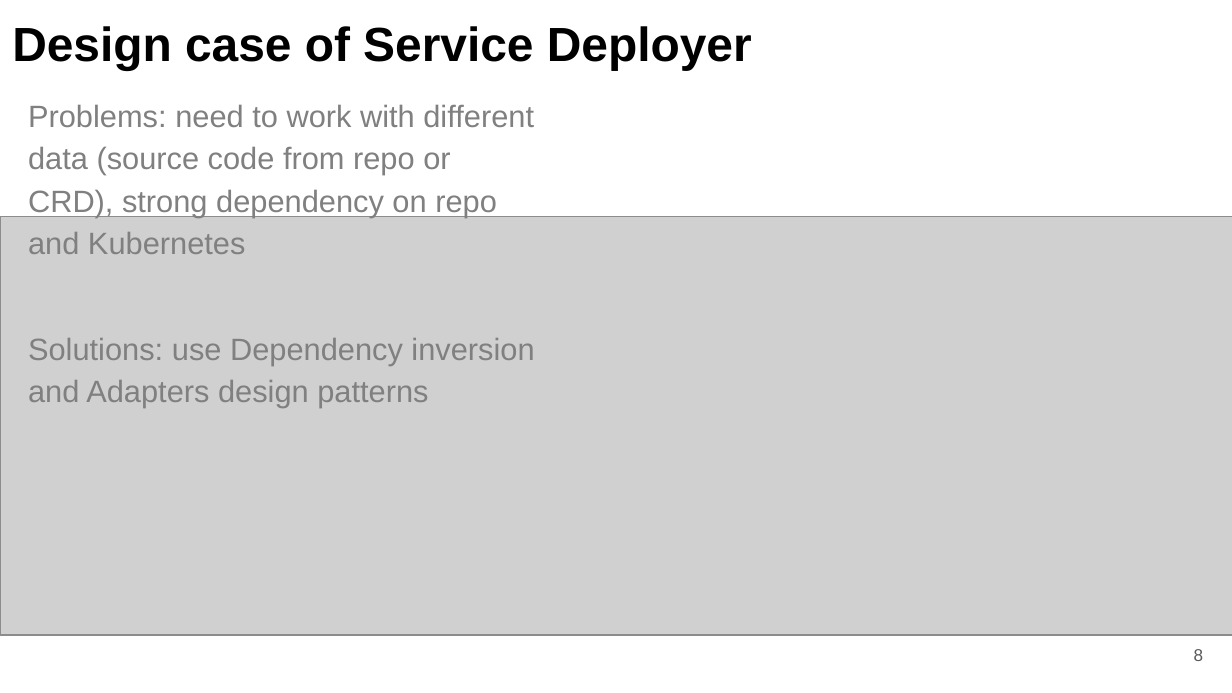
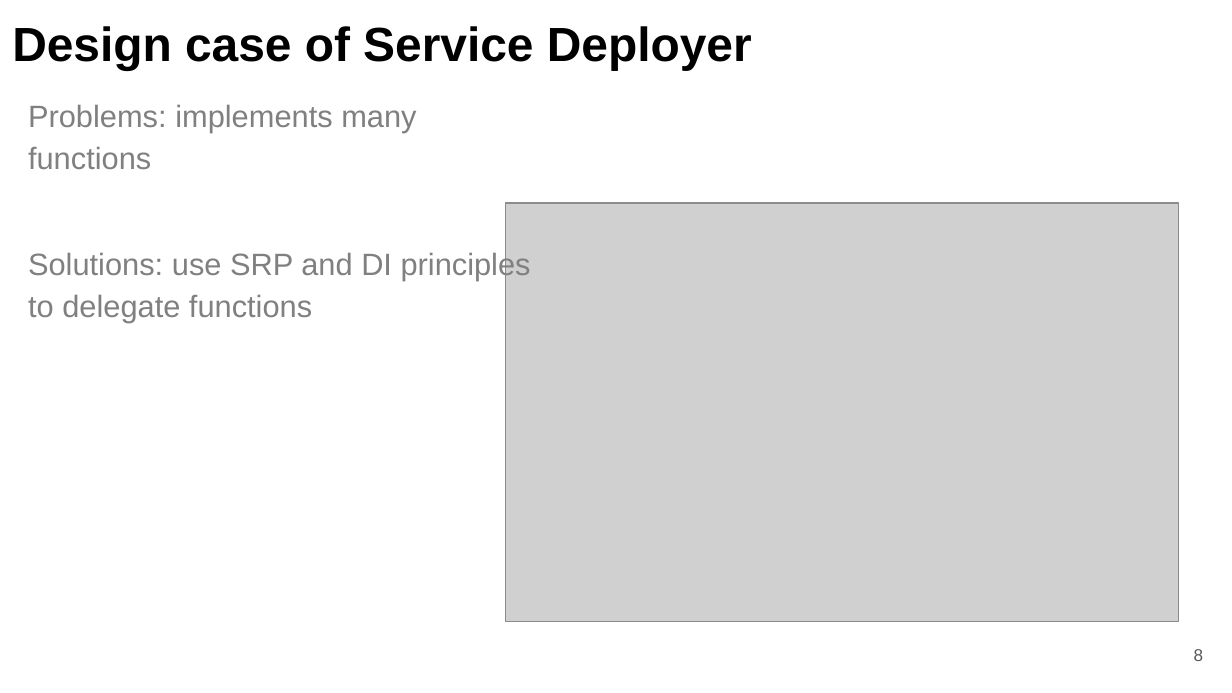
Before and after one commit to fanglores/Advanced-Software-Design, a slide deck: slide 8 of PracticeTasks/Module2/Task_12/Task_12.pptx. Drawn at 1232x693 pixels with LibreOffice and Linux fonts; fonts in the diff are those of the drawing; grey boxes stand for pictures. Boxes give left, top, right and bottom in pixels: in the first picture for what was removed or moved away, otherwise in the second. Text is boxed around its words. In the diff, an @@ line names an element or a change of style, - is before the commit and + after.

Commit message:
service deployer fin

```diff
--- a/PracticeTasks/Module2/Task_12/Task_12.pptx
+++ b/PracticeTasks/Module2/Task_12/Task_12.pptx
@@ text at [28, 104, 531, 323]: text changed @@
-Problems: need to work with different data (source code from repo or CRD), strong dependency on repo and Kubernetes
-Solutions: use Dependency inversion and Adapters design patterns
+Problems: implements many functions
+Solutions: use SRP and DI principles to delegate functions
@@ picture: place and size @@
-picture at [0, 217, 1232, 636]
+picture at [505, 203, 1178, 622]
```
Also in this commit, not shown: 3 other slides changed, 5 other files.
